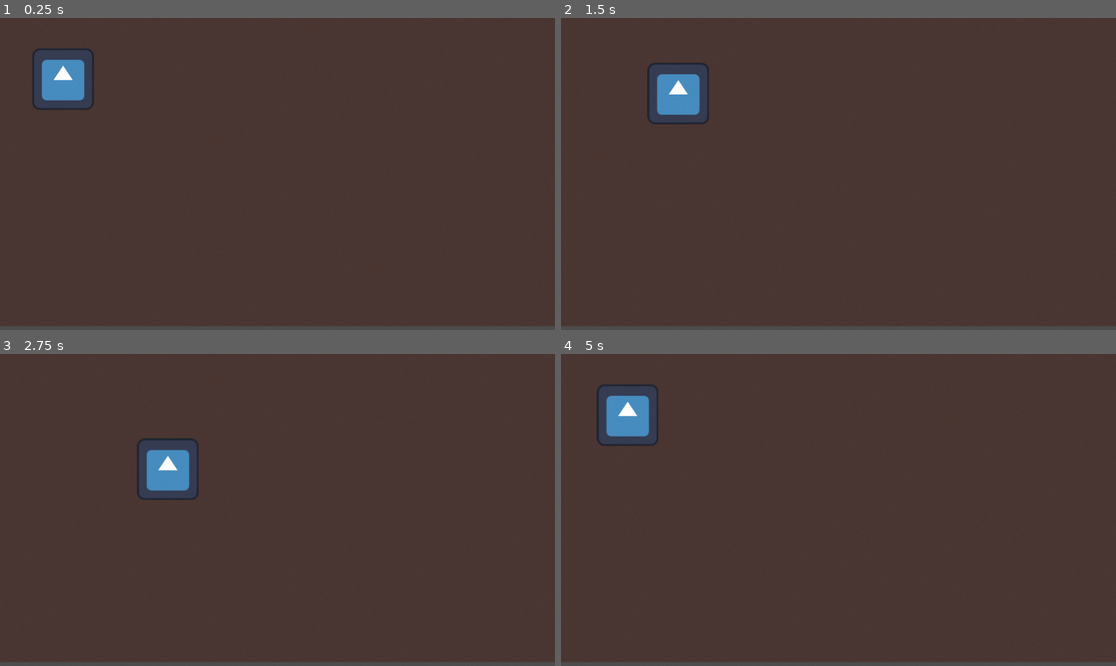
Above: before the commit, frames 1-4 (two rows, left to right).
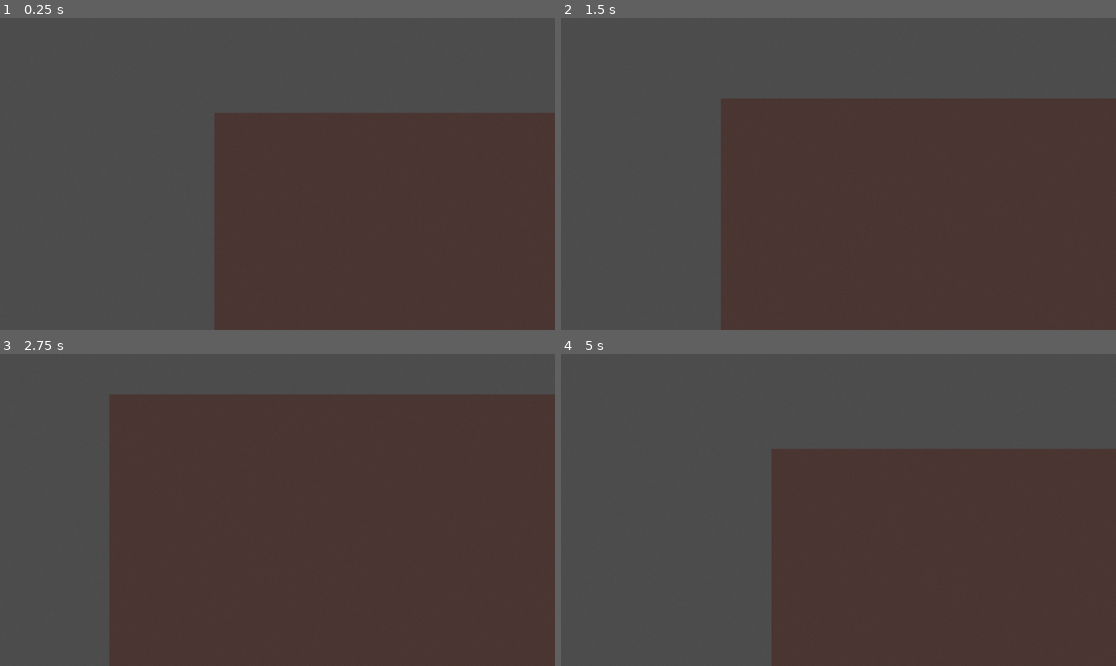
Above: after the commit, the same moments.

Repository: AidenCastillo/In-Your-Name
Game: Godot game, scene res://scenes/test_room.tscn
Same seed, same stepped clock (60 frames per second), same inputs: the game is played once before the commit and once after it. The engine's default icon, where the game draws it, is replaced by a stand-in: a white triangle on a blue panel in a dark square.
Inputs:
- Up to frame 1 (0.25 s): no input
- Up to frame 2 (1.5 s): tap Enter at 0.5 s; hold Right (ui_right) 0.53-1.28 s; hold Down (ui_down) from 1.28 s (still down)
- Up to frame 3 (2.75 s): release Down (ui_down) at 2.03 s; hold Right (ui_right) from 2.03 s (still down)
- Up to frame 4 (5 s): release Right (ui_right) at 2.78 s; hold Up (ui_up) 2.78-3.53 s; hold Left (ui_left) from 3.53 s (still down)

The runs differ from the first frame. In frame 1, 56% of the frame differs, in the area x 0-100%, y 0-100%; in frame 2, 47%; in frame 3, 33%; in frame 4, 56%.

Commit message:
added new assets

Diff:
--- a/scenes/player.tscn
+++ b/scenes/player.tscn
@@ -1,7 +1,8 @@
-[gd_scene load_steps=4 format=3 uid="uid://dty18ww0qfqxm"]
+[gd_scene load_steps=5 format=3 uid="uid://dty18ww0qfqxm"]
 
 [ext_resource type="Texture2D" uid="uid://vn476b67am7" path="res://icon.svg" id="1_3vyb7"]
 [ext_resource type="Script" uid="uid://datpr6e4p4v6r" path="res://scripts/player.gd" id="1_g2els"]
+[ext_resource type="Script" uid="uid://dtgwqbfhbcjog" path="res://scenes/camera_2d.gd" id="3_qhqgy"]
 
 [sub_resource type="RectangleShape2D" id="RectangleShape2D_g2els"]
 size = Vector2(134, 129)
@@ -17,3 +18,6 @@
 [node name="CollisionShape2D" type="CollisionShape2D" parent="Player"]
 position = Vector2(0, 0.5)
 shape = SubResource("RectangleShape2D_g2els")
+
+[node name="Camera2D" type="Camera2D" parent="Player"]
+script = ExtResource("3_qhqgy")
--- a/scenes/test_room.tscn
+++ b/scenes/test_room.tscn
@@ -285,18 +285,12 @@
 [node name="TestRoom" type="Node2D"]
 script = ExtResource("1_h8avn")
 
-[node name="ColorRect" type="ColorRect" parent="."]
-visible = false
-offset_left = 3.0
-offset_top = 6.0
-offset_right = 1150.0
-offset_bottom = 648.0
-
 [node name="TileMapLayer" type="TileMapLayer" parent="."]
 tile_map_data = PackedByteArray("AAAAAAAAAAAAAAAAAAABAAAAAAAAAAAAAAACAAAAAAAAAAAAAAADAAAAAAAAAAAAAAAEAAAAAAAAAAAAAAAFAA …(2800 unchanged characters)…
 tile_set = SubResource("TileSet_h8avn")
 
 [node name="Player" parent="." instance=ExtResource("1_im37l")]
+visible = false
 position = Vector2(131, 127)
 
 [node name="CanvasLayer" type="CanvasLayer" parent="."]
Binary file added: assets/Modern tiles_Free/Characters_free/Adam_16x16.png
Not shown, added: assets/Modern tiles_Free/Characters_free/Adam_16x16.png.import
Binary file added: assets/Modern tiles_Free/Characters_free/Adam_idle_16x16.png
Not shown, added: assets/Modern tiles_Free/Characters_free/Adam_idle_16x16.png.import
Binary file added: assets/Modern tiles_Free/Characters_free/Adam_idle_anim_16x16.png
Not shown, added: assets/Modern tiles_Free/Characters_free/Adam_idle_anim_16x16.png.import
Binary file added: assets/Modern tiles_Free/Characters_free/Adam_phone_16x16.png
Not shown, added: assets/Modern tiles_Free/Characters_free/Adam_phone_16x16.png.import
Binary file added: assets/Modern tiles_Free/Characters_free/Adam_run_16x16.png
Not shown, added: assets/Modern tiles_Free/Characters_free/Adam_run_16x16.png.import
Binary file added: assets/Modern tiles_Free/Characters_free/Adam_sit2_16x16.png
Not shown, added: assets/Modern tiles_Free/Characters_free/Adam_sit2_16x16.png.import
(and 145 more such lines)
